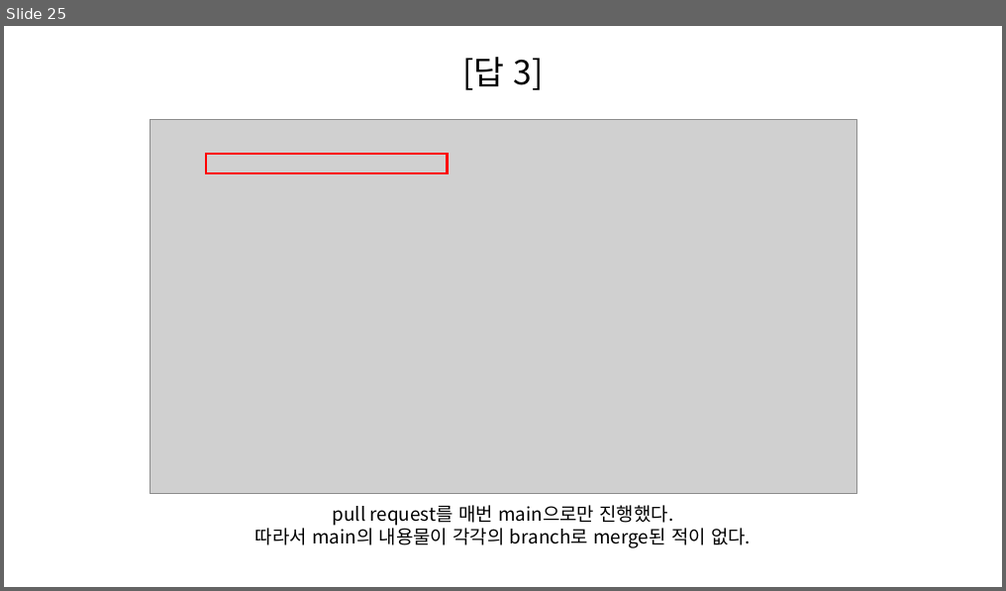
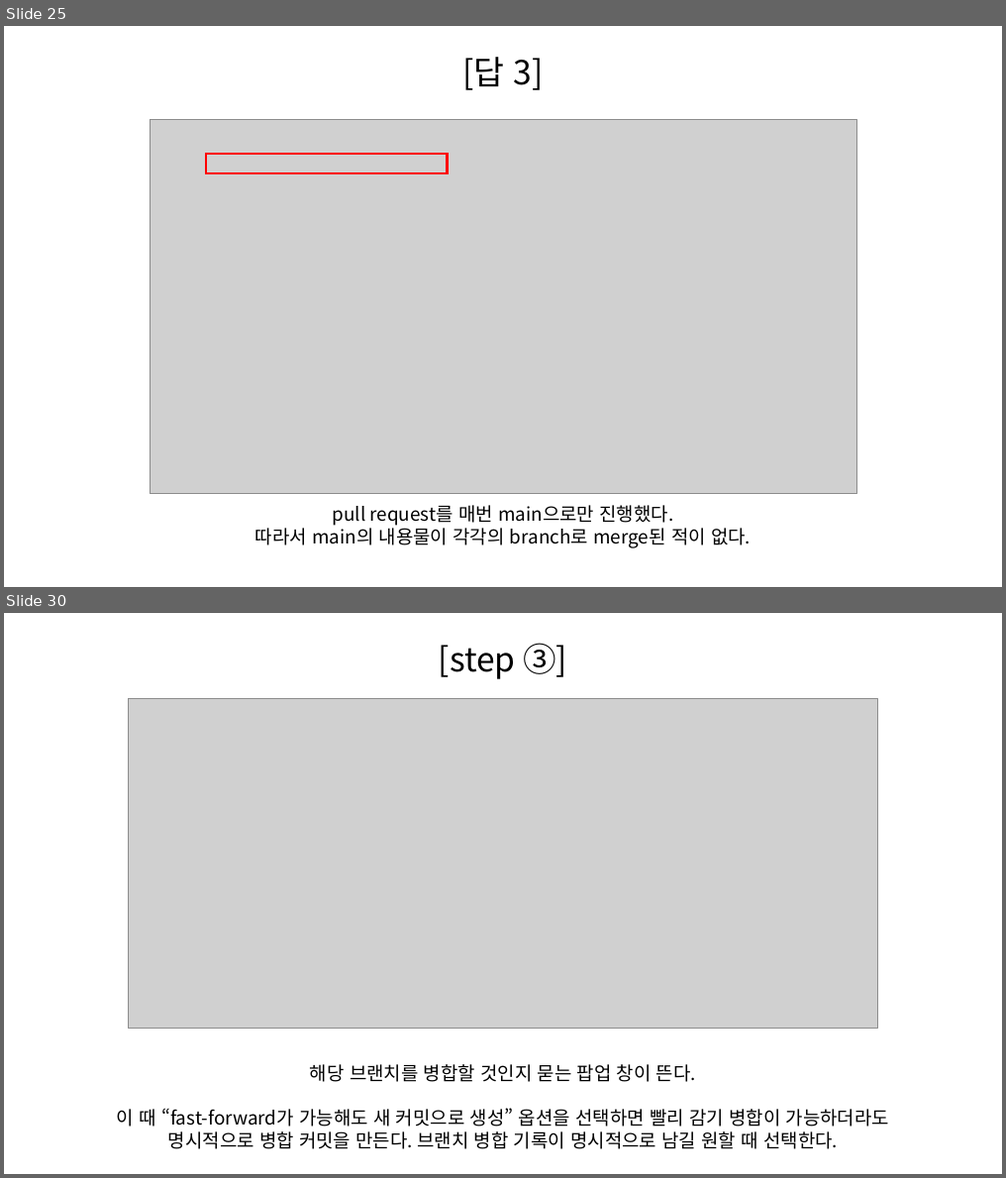
Before and after one commit to SeungHeeNoh/study_well, a slide deck: docs/4. merge.pptx. Shown one above the other, each under a label of ours: slide 25 before the commit, slides 25 and 30 after it; the slides between them are not shown. The pictures are 1006x591 and 1006x1178 pixels, drawn with LibreOffice and Linux fonts; fonts in the diff are those of the drawing; grey boxes stand for pictures. Boxes give left, top, right and bottom in pixels: in the first picture for what was removed or moved away, otherwise in the second. Text is boxed around its words. In the diff, an @@ line names an element or a change of style, - is before the commit and + after.

```diff
--- a/docs/4. merge.pptx
+++ b/docs/4. merge.pptx
@@ slide 30 added at [4,613,1002,1174], background #FFFFFF @@
@@ text added at [439,643,567,679], 32 pt, text #000000 @@
+[step ③]
@@ picture added at [129,699,878,1029] @@
@@ text added at [117,1064,889,1150], 18 pt, text #000000 @@
+해당 브랜치를 병합할 것인지 묻는 팝업 창이 뜬다.
+이 때 “fast-forward가 가능해도 새 커밋으로 생성” 옵션을 선택하면 빨리 감기 병합이 가능하더라도
+명시적으로 병합 커밋을 만든다. 브랜치 병합 기록이 명시적으로 남길 원할 때 선택한다.
```
Also in this commit, not shown: 3 slides changed, 12 other slides added.
